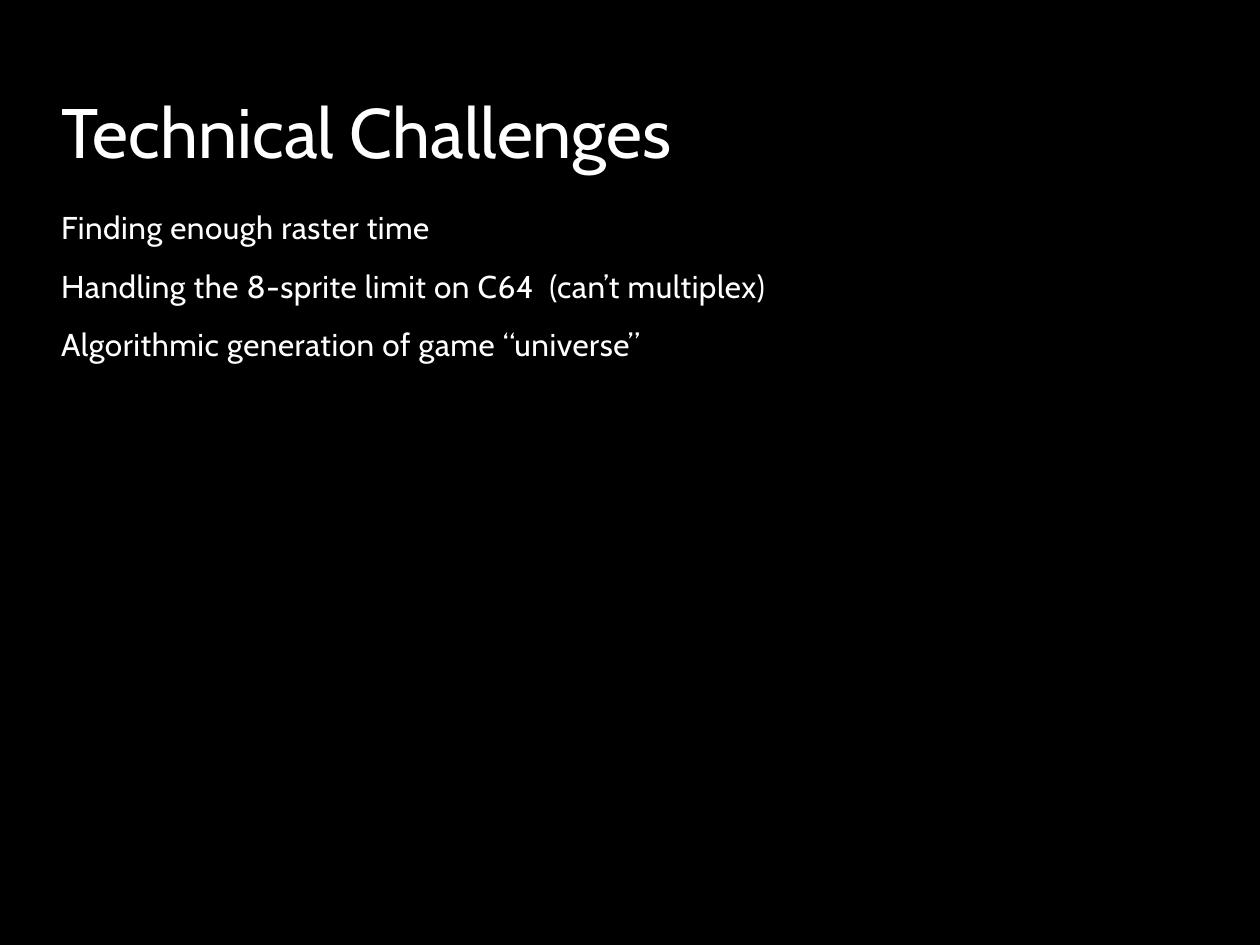
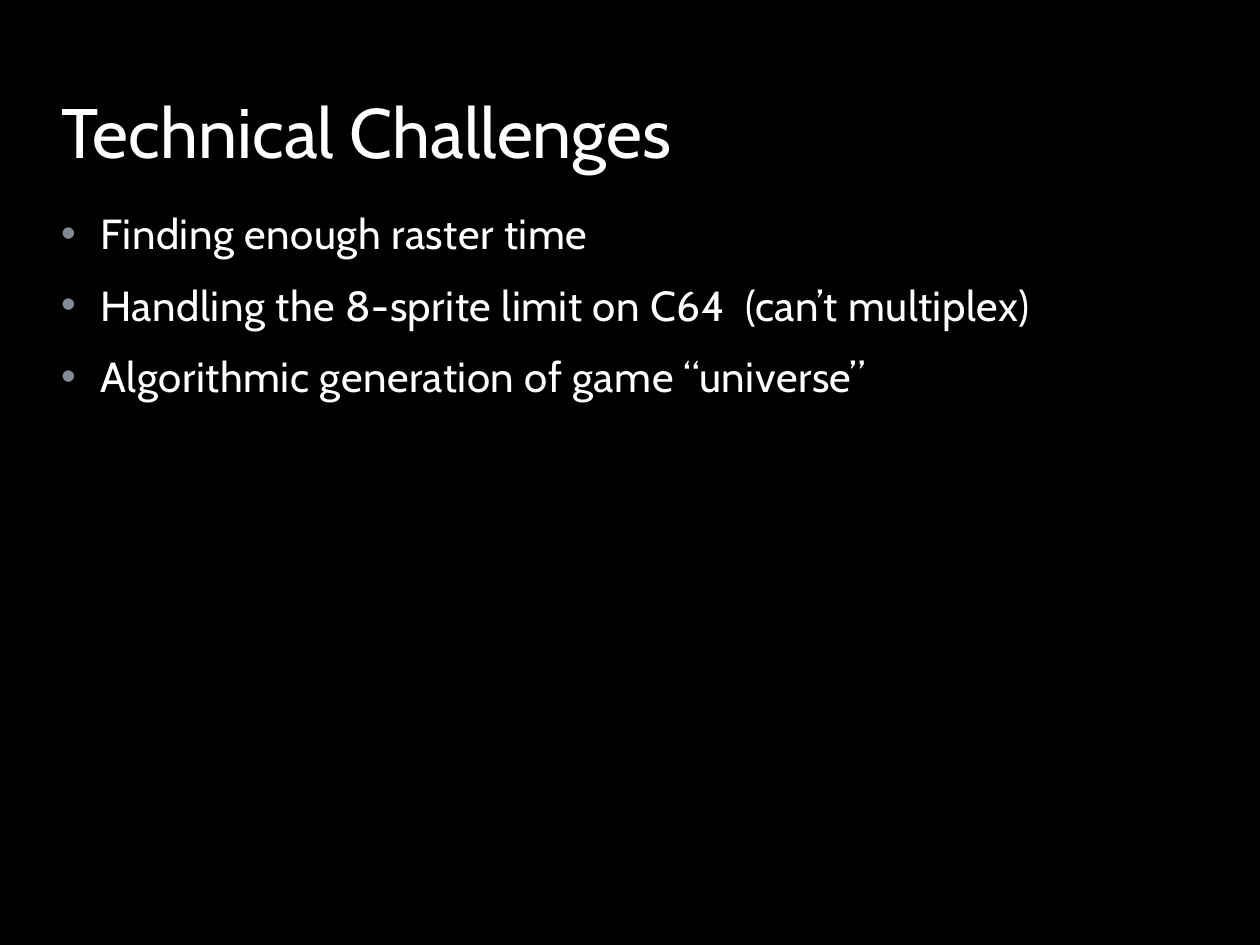
Before and after one commit to LeifBloomquist/Vortex, a slide deck: slide 10 of Docs/Vortex ECCC 2013.pptx (slide 6 before the commit). Drawn at 1260x945 pixels with LibreOffice and Linux fonts; fonts in the diff are those of the drawing; background and template pictures are left out. Boxes give left, top, right and bottom in pixels: in the first picture for what was removed or moved away, otherwise in the second. Text is boxed around its words. In the diff, an @@ line names an element or a change of style, - is before the commit and + after.

```diff
--- a/Docs/Vortex ECCC 2013.pptx
+++ b/Docs/Vortex ECCC 2013.pptx
@@ text "Finding enough raster time" at (101,217,1030,402): size 18 to 24 pt; bullet none to • @@
```
Also in this commit, not shown: 6 other slides changed, 4 slides added, 11 other files.
